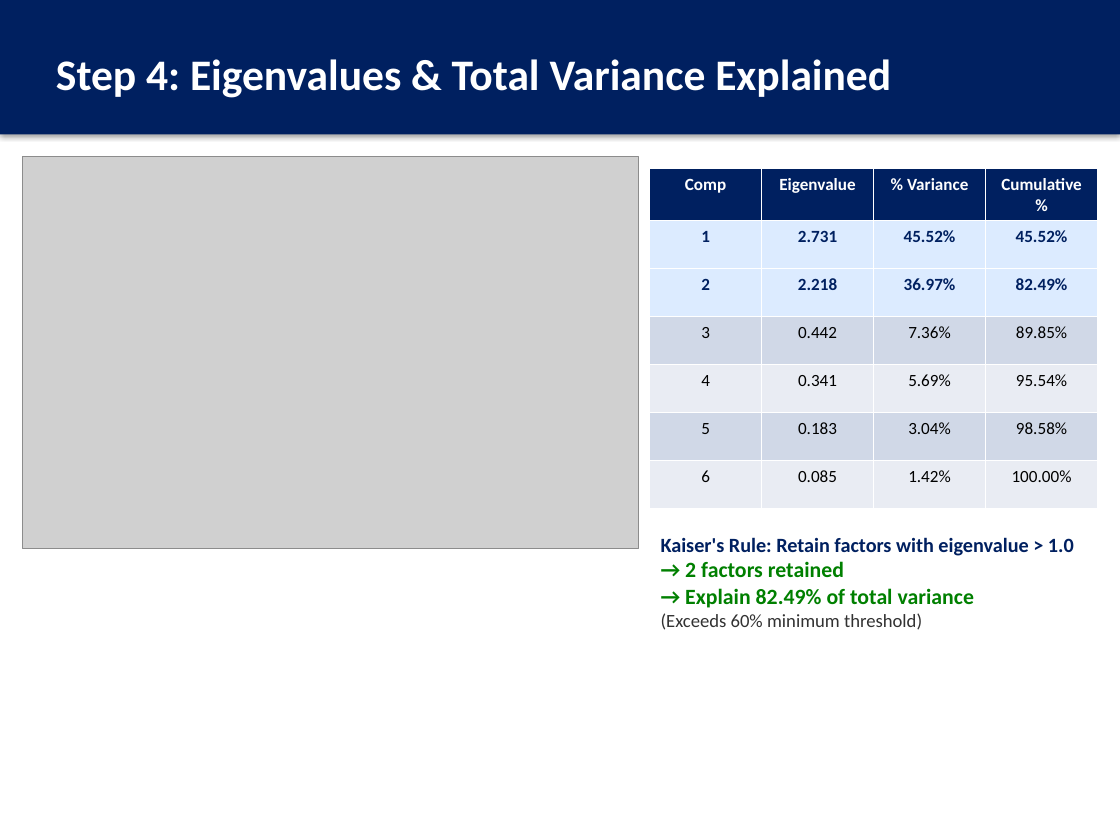
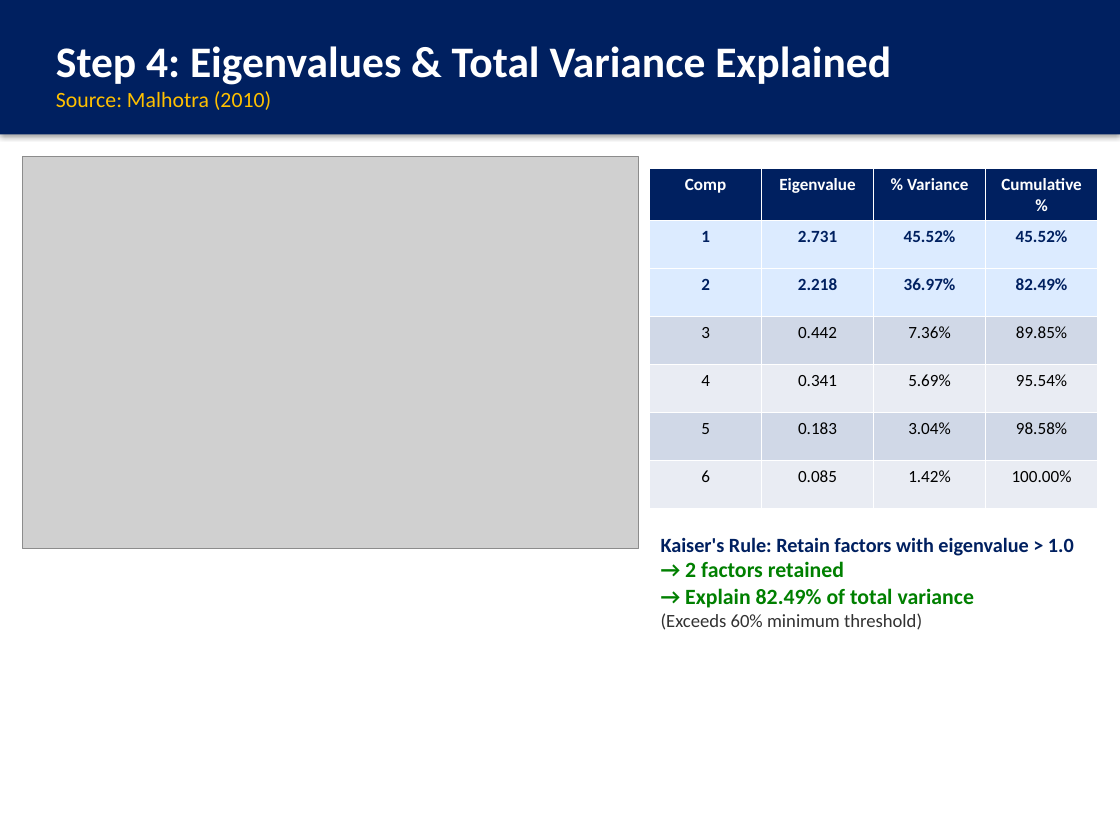
Before and after one commit to thenaivedetective/sp500-stock-performance, a slide deck: slide 12 of Factor_Analysis_Presentation.pptx. Drawn at 1120x840 pixels with LibreOffice and Linux fonts; fonts in the diff are those of the drawing; grey boxes stand for pictures. Boxes give left, top, right and bottom in pixels: in the first picture for what was removed or moved away, otherwise in the second. Text is boxed around its words. In the diff, an @@ line names an element or a change of style, - is before the commit and + after.

```diff
--- a/Factor_Analysis_Presentation.pptx
+++ b/Factor_Analysis_Presentation.pptx
@@ text in rectangle at bbox=[56, 91, 271, 110]: paragraph added @@
+Source: Malhotra (2010)
```
Also in this commit, not shown: 4 other slides changed, 2 other files.
